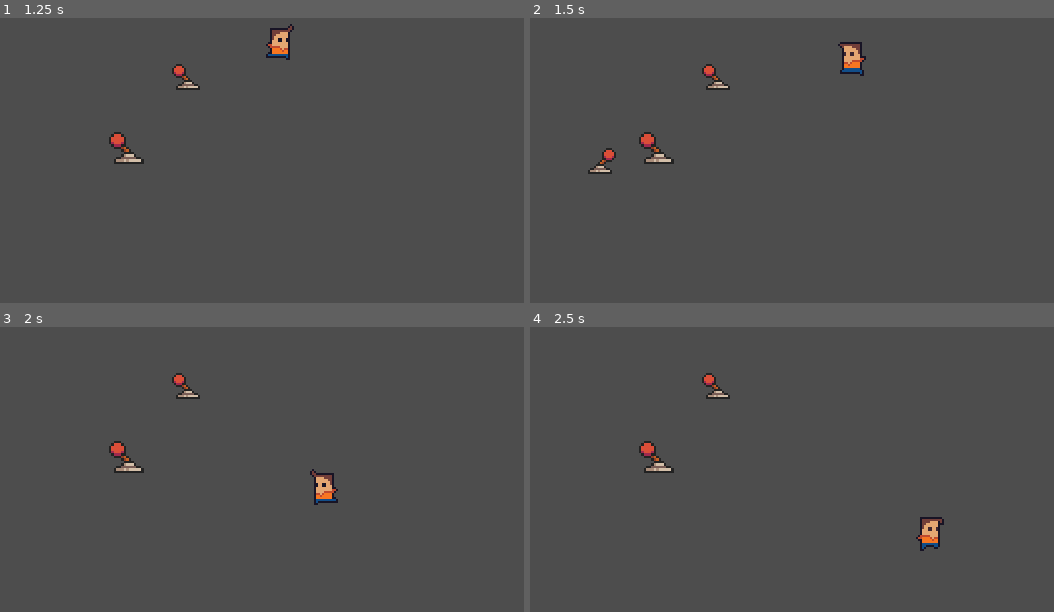
Above: before the commit, frames 1-4 (two rows, left to right).
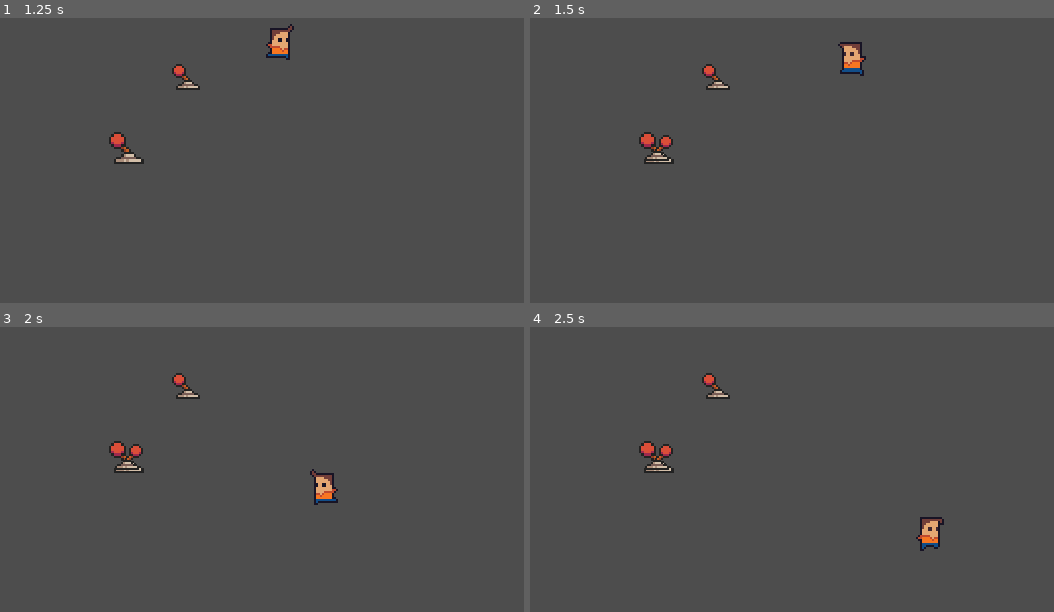
Above: after the commit, the same moments.

Repository: tiagobonetti/scaling-up
Game: Godot game, scene res://world.tscn
Same seed, same stepped clock (60 frames per second), same inputs: the game is played once before the commit and once after it.
Inputs (mouse positions are in pixels of both pictures, inside the frame that each line leads up to):
- Up to frame 1 (1.25 s): move the mouse to (131, 146) at 0.52 s; press the mouse at (131, 146) at 0.53 s; hold Right (ui_right) from 0.53 s (still down)
- Up to frame 2 (1.5 s): move the mouse to (723, 171) at 1.27 s; release Right (ui_right) at 1.28 s; release the mouse at (723, 171) at 1.28 s; hold Down (ui_down) from 1.28 s (still down); click (723, 171) at 1.35 s
- Up to frame 3 (2 s): keep holding Down (ui_down)
- Up to frame 4 (2.5 s): move the mouse to (912, 384) at 2.02 s; release Down (ui_down) at 2.03 s; press the mouse at (912, 384) at 2.03 s; hold Right (ui_right) from 2.03 s (still down)

Frame 1 is identical in both runs. In frame 2, 0.4% of the frame differs, in the area x 11-28%, y 41-55%; in frame 3, 0.2%; in frame 4, 0.2%.

Commit message:
godot has no structured bindings ;_;

Diff:
--- a/Scenes/Entities/Product.tscn
+++ b/Scenes/Entities/Product.tscn
@@ -1,16 +1,17 @@
-[gd_scene load_steps=3 format=3 uid="uid://bnokargsmju28"]
+[gd_scene load_steps=4 format=3 uid="uid://bnokargsmju28"]
 
 [ext_resource type="Texture2D" uid="uid://dhmnhjm67x37u" path="res://Environments/lever_right.png" id="1_fstiq"]
+[ext_resource type="Script" path="res://Scripts/product.gd" id="1_nwbf5"]
 
 [sub_resource type="ConvexPolygonShape2D" id="ConvexPolygonShape2D_8hh4x"]
 points = PackedVector2Array(-6, -2.41, -6, 4.445, 1, 7, 7.5, 4.005, 7.515, -2.62, 0.795, -6.34)
 
-[node name="Product" type="RigidBody2D"]
-mass = 160.58
-
-[node name="CollisionShape2D" type="CollisionShape2D" parent="."]
-shape = SubResource("ConvexPolygonShape2D_8hh4x")
+[node name="Area2D" type="Area2D"]
+script = ExtResource("1_nwbf5")
 
 [node name="LeverRight" type="Sprite2D" parent="."]
 position = Vector2(-1, 0)
 texture = ExtResource("1_fstiq")
+
+[node name="CollisionShape2D" type="CollisionShape2D" parent="."]
+shape = SubResource("ConvexPolygonShape2D_8hh4x")
--- a/Scripts/catapult.gd
+++ b/Scripts/catapult.gd
@@ -1,6 +1,7 @@
 extends Area2D
 
-var product = preload("res://Scenes/Entities/Product.tscn")
+var LaunchArc = preload("res://Scripts/launch_arc.gd")
+var Product = preload("res://Scenes/Entities/Product.tscn")
 var reticle_color = Color(1.0, 0.0, 0.0)
 var shadow_color = Color(0.0, 0.0, 0.0)
 var start_position = Vector2()
@@ -8,10 +9,14 @@
 var is_dragging = false
 var redraw = false
 var debug_drawing = true
+var perspective_factor = 0.6
 
 
 func _to_screen_coordinates(x):
 	return global_transform.affine_inverse() * x
+
+func faux_3d(xy, z):
+	return xy - Vector2(0, perspective_factor * z)
 
 
 # Called when the node enters the scene tree for the first time.
@@ -26,42 +31,28 @@
 
 func _draw():
 	if is_dragging:
-		var perspective_factor = 0.8
-		var v0 = 0.2 * (current_position - start_position).length()  # Velocity is determined by drag length
-		v0 = max(v0, 0.01)  # Prevent div by zero
-		var gravity = 9.81
-		var theta = 2.0 * PI * 72 / 360
-		var ground_angle = atan2(current_position[1] - start_position[1], current_position[0] - start_position[0])
-		var total_time = 2.0 * v0 * sin(theta) / gravity
+		var arc = LaunchArc.new(
+			start_position,
+			0.2 * (current_position - start_position).length(),  # Velocity is determined by drag length
+			atan2(current_position[1] - start_position[1], current_position[0] - start_position[0])
+		)
 
-		var xc = start_position[0]
-		var yc = start_position[1]
-		var zc = 0
-		var num_segments = 25.0
-		var dt = total_time / (num_segments - 1)
-		for step in range(num_segments):
-			var t = dt * step
-			var xc_last = xc
-			var yc_last = yc
-			var zc_last = zc
-			xc = start_position[0] - v0 * t * cos(theta) * cos(ground_angle)
-			yc = start_position[1] - v0 * t * cos(theta) * sin(ground_angle)
-			zc = v0 * t * sin(theta) - 0.5 * gravity * t * t
+		var xy = start_position
+		var z = 0
 
+		for coordinate in arc.trajectory(25):
 			draw_line(
-				_to_screen_coordinates(Vector2(xc_last, yc_last - perspective_factor * zc_last)),
-				_to_screen_coordinates(Vector2(xc, yc - perspective_factor * zc)),
+				_to_screen_coordinates(faux_3d(xy, z)),
+				_to_screen_coordinates(faux_3d(coordinate[0], coordinate[1])),
 				reticle_color,
 			)
+			xy = coordinate[0]
+			z = coordinate[1]
 
+		var final_position = arc.final_position()
 		draw_line(
 			_to_screen_coordinates(start_position),
-			_to_screen_coordinates(
-				Vector2(
-					start_position[0] - v0 * total_time * cos(theta) * cos(ground_angle),
-					start_position[1] - v0 * total_time * cos(theta) * sin(ground_angle)
-					)
-				),
+			_to_screen_coordinates(faux_3d(final_position[0], final_position[1])),
 			shadow_color
 		)
 		redraw = false
@@ -84,12 +75,10 @@
 		is_dragging = false
 		redraw = debug_drawing
 
-		var launched_product = product.instantiate()
+		var launched_product = Product.instantiate()
 		add_child(launched_product)
 		launched_product.position = _to_screen_coordinates(start_position)
-		print(launched_product)
-		launched_product.apply_impulse(- 5 * (current_position - start_position))
-
+		# launched_product.apply_impulse(- 5 * (current_position - start_position))
 
 	if is_dragging and event is InputEventMouseMotion:
 		current_position = event.position
--- a/Scripts/launch_arc.gd
+++ b/Scripts/launch_arc.gd
@@ -1,5 +1,3 @@
-
-
 # Constraints
 # => Flight should be parabolic.
 # => Start and endpoint are given.
@@ -17,33 +15,61 @@
 # (r1 - r0) * g = v0 * v0 * sin(2 * theta)
 # v0 = sqrt((r1 - r0) * g / sin(2 * theta))
 
-class LaunchArc:
-	# Maybe gravity should be some global state?
-	func _init(start_position, v0, ground_angle, theta=deg_to_rad(72), gravity=9.81):
-		self.v0 = max(v0, 0.01)  # Prevent div by zero
-		self.total_time = 2.0 * v0 * sin(theta) / gravity
-		self.start_position = start_position
-		self.direction = Vector2(cos(ground_angle), sin(ground_angle))
-		self.theta = theta
-		self.gravity = gravity
+var v0: float
+var total_time: float
+var start_position: Vector2
+var direction: Vector2
+var theta: float
+var gravity: float
 
-	func target_position(from_position, to_position, theta=deg_to_rad(72), gravity=9.81):
-		var v0 = sqrt((to_position - from_position) * gravity / sin(2 * theta))
-		var ground_angle = atan2(to_position[1] - from_position[1], to_position[0] - from_position[0])
 
-		# Barf. This is how you make an instance of this class apparently.
-		return get_script().new(from_position, v0, ground_angle, theta, gravity)
+# Maybe gravity should be some global state?
+func _init(start_position, v0, ground_angle, theta=deg_to_rad(72), gravity=9.81):
+	self.v0 = max(v0, 0.01)  # Prevent div by zero
+	self.total_time = 2.0 * v0 * sin(theta) / gravity
+	self.start_position = start_position
+	self.direction = Vector2(cos(ground_angle), sin(ground_angle))
+	self.theta = theta
+	self.gravity = gravity
 
-		#var v0 = 0.2 * (current_position - start_position).length()  # Velocity is determined by drag length
+func target_position(from_position, to_position, theta=deg_to_rad(72), gravity=9.81):
+	var v0 = sqrt((to_position - from_position) * gravity / sin(2 * theta))
+	var ground_angle = atan2(to_position[1] - from_position[1], to_position[0] - from_position[0])
 
-	func position_at(time):
-		return [
-			self.start_position - self.v0 * time * cos(self.theta) * self.direction,
-			self.v0 * time * sin(self.theta) - 0.5 * self.gravity * time * time,
-		]
+	# Barf. This is how you make an instance of this class apparently.
+	return get_script().new(from_position, v0, ground_angle, theta, gravity)
 
-	func step_arc(num_segments):
-		var dt = self.total_time / (num_segments - 1)
-		for step in range(num_segments):
-			return self.position_at(dt * step)
-			# oh no, godot has no yield :(
+func position_at(time):
+	return [
+		self.start_position - self.v0 * time * cos(self.theta) * self.direction,
+		self.v0 * time * sin(self.theta) - 0.5 * self.gravity * time * time,
+	]
+
+func final_position():
+	return position_at(self.total_time)
+
+func trajectory(num_steps):
+	return Iterator.new(self, num_steps)
+
+
+class Iterator:
+	var _parent
+	var _step: int = 0
+	var _num_segments:int = 0
+	var _dt: float
+
+	func _init(parent, num_steps):
+		self._parent = parent
+		self._num_segments = num_steps
+		self._dt = self._parent.total_time / (self._num_segments - 1)
+
+	func _iter_init(_arg):
+		self._step = 0
+		return self._step < self._num_segments
+
+	func _iter_next(_arg):
+		self._step += 1
+		return self._step < self._num_segments
+
+	func _iter_get(_arg):
+		return self._parent.position_at(self._dt * self._step)
--- /dev/null
+++ b/Scripts/product.gd
@@ -0,0 +1,15 @@
+extends Area2D
+
+
+# Called when the node enters the scene tree for the first time.
+func _ready():
+	pass # Replace with function body.
+
+
+# Called every frame. 'delta' is the elapsed time since the previous frame.
+func _process(delta):
+	pass
+
+
+func follow_trajectory():
+	pass
